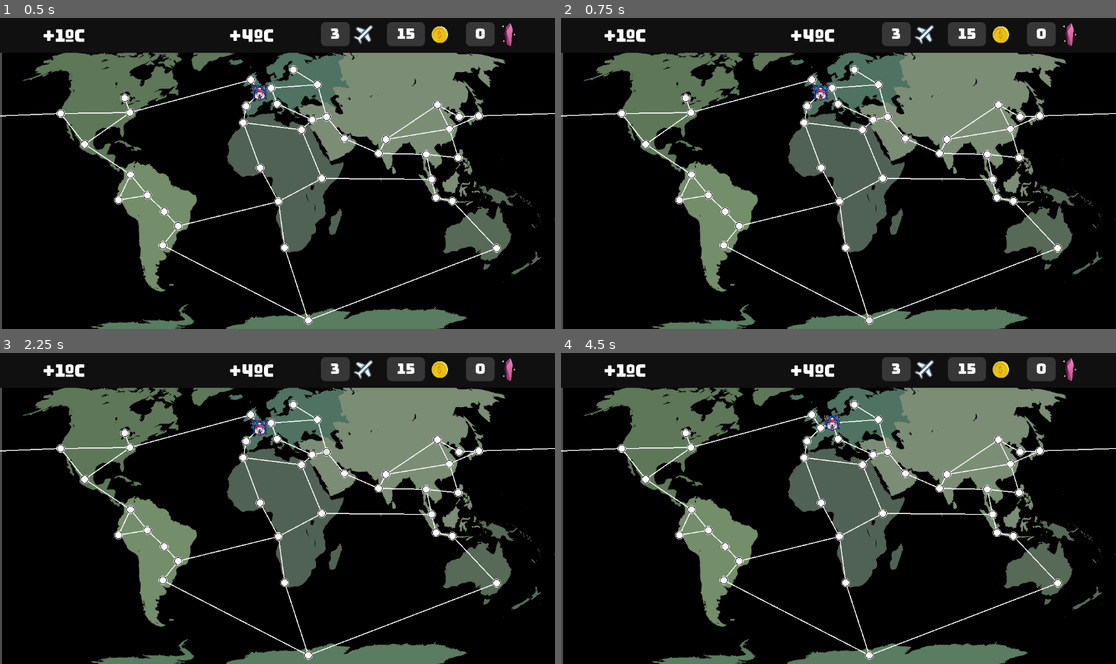
Above: before the commit, frames 1-4 (two rows, left to right).
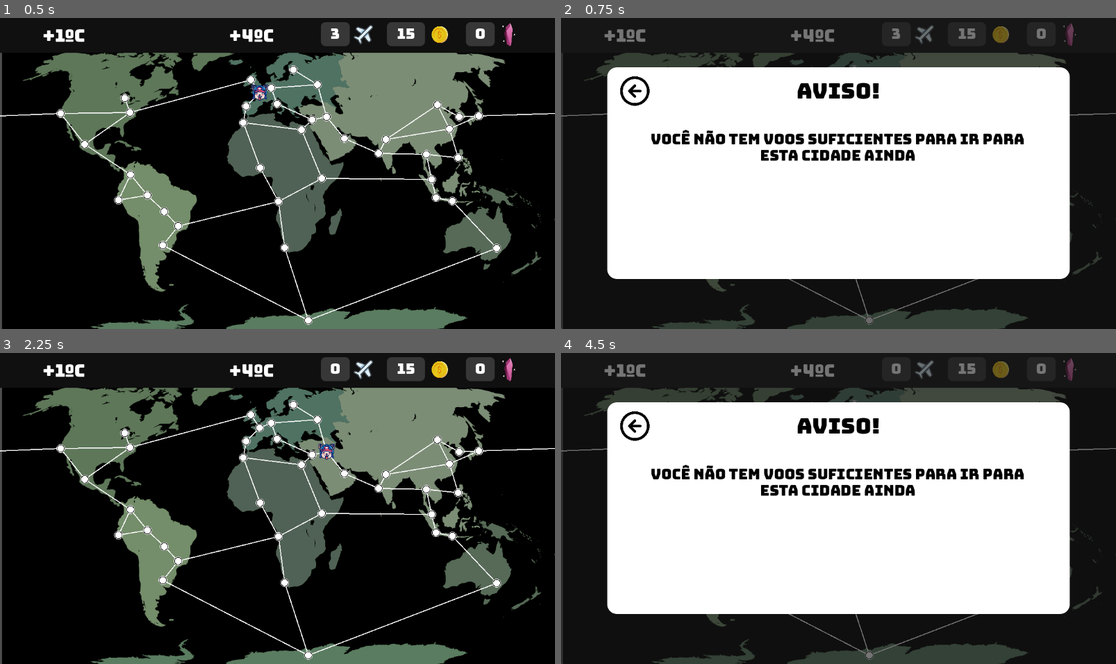
Above: after the commit, the same moments.

Repository: CarolCoCe/GreenGame
Game: Godot game, scene res://main/scene/main.tscn
Same seed, same stepped clock (60 frames per second), same inputs: the game is played once before the commit and once after it.
Inputs (mouse positions are in pixels of both pictures, inside the frame that each line leads up to):
- Up to frame 1 (0.5 s): no input
- Up to frame 2 (0.75 s): click (871, 319) at 0.5 s
- Up to frame 3 (2.25 s): click (72, 424) at 1.27 s; click (327, 452) at 2.02 s
- Up to frame 4 (4.5 s): click (1016, 536) at 2.77 s; click (988, 489) at 3.52 s; click (832, 424) at 4.27 s

Frame 1 is identical in both runs. In frame 2, 62% of the frame differs, in the area x 0-100%, y 1-100%; in frame 3, 0.3%; in frame 4, 62%.

Commit message:
Sprint 1 completa!

Diff:
--- a/Painel - global/painel.gd
+++ b/Painel - global/painel.gd
@@ -1,7 +1,10 @@
 extends Panel
 
 func _setTitle(value):
-	$Title.text = value
+	$Panel/Title.text = value
+
+func _setContentFull(value):
+	$Panel/ContentFull.text = value
 # Called when the node enters the scene tree for the first time.
 func _ready():
 	pass # Replace with function body.
--- a/Painel - global/painel.tscn
+++ b/Painel - global/painel.tscn
@@ -24,31 +24,54 @@
 offset_bottom = 544.0
 theme_override_styles/panel = SubResource("StyleBoxFlat_mpsti")
 
-[node name="TextureButton" type="TextureButton" parent="."]
+[node name="TextureButton" type="TextureButton" parent="Panel"]
 layout_mode = 0
-offset_left = 120.0
-offset_top = 120.0
-offset_right = 632.0
-offset_bottom = 632.0
+offset_left = 24.0
+offset_top = 16.0
+offset_right = 536.0
+offset_bottom = 528.0
 scale = Vector2(0.13, 0.13)
 texture_normal = ExtResource("1_h8erl")
 
-[node name="Title" type="Label" parent="."]
+[node name="Title" type="Label" parent="Panel"]
 layout_mode = 1
 anchors_preset = 13
 anchor_left = 0.5
 anchor_right = 0.5
 anchor_bottom = 1.0
 offset_left = -97.0
-offset_top = 130.0
+offset_top = 26.0
 offset_right = 98.0
-offset_bottom = -472.0
+offset_bottom = -368.0
 grow_horizontal = 2
 grow_vertical = 2
 theme_override_colors/font_color = Color(0, 0, 0, 1)
 theme_override_fonts/font = ExtResource("2_5p6x3")
 theme_override_font_sizes/font_size = 45
-text = "JORNAL
+text = "
 "
+horizontal_alignment = 1
+vertical_alignment = 1
+autowrap_mode = 3
 
-[connection signal="pressed" from="TextureButton" to="." method="_on_texture_button_pressed"]
+[node name="ContentFull" type="Label" parent="Panel"]
+layout_mode = 1
+anchors_preset = 13
+anchor_left = 0.5
+anchor_right = 0.5
+anchor_bottom = 1.0
+offset_left = -395.0
+offset_top = 134.0
+offset_right = 392.0
+offset_bottom = -77.0
+grow_horizontal = 2
+grow_vertical = 2
+theme_override_colors/font_color = Color(0, 0, 0, 1)
+theme_override_fonts/font = ExtResource("2_5p6x3")
+theme_override_font_sizes/font_size = 30
+text = "
+"
+horizontal_alignment = 1
+autowrap_mode = 3
+
+[connection signal="pressed" from="Panel/TextureButton" to="." method="_on_texture_button_pressed"]
--- a/main/scripts/WorldMap.gd
+++ b/main/scripts/WorldMap.gd
@@ -52,25 +52,26 @@
 	return cityWorldMap.get(cityName)
 
 func calc_distance_flights(origin: City, destiny: City):
-	var visited_cities = []
-	var queue = [origin]
-	var distance = 0
+	var queue = [origin, 0]  # (city, distance) tuples
+	var visited = []
 
 	while queue.size() > 0:
 		var current_city = queue.pop_front()
+		var current_distance = queue.pop_front()
 
 		if current_city == destiny:
-			return distance
+			return current_distance
 
-		visited_cities.append(current_city)
+		visited.append(current_city)
 
 		for connection in current_city.connections:
-			if connection not in visited_cities and connection not in queue:
+			if connection not in visited:
 				queue.push_back(connection)
+				queue.push_back(current_distance + 1)
 
-		distance += 1
 
 	return -1  # No path found
+
 
 func get_random_city():
 	var randomKey = cityWorldMap.keys()[randi_range(1,cityWorldMap.size()-1)]
--- a/main/scripts/main.gd
+++ b/main/scripts/main.gd
@@ -2,6 +2,7 @@
 
 @onready var player = $Player
 @onready var worldMap = $WorldMap
+@onready var painel = $Painel
 
 
 var csv_file_path_cities: String = "res://Data/Lista de atividades - Mapa.csv"
@@ -46,23 +47,26 @@
 	player._setplayercurrentCity(worldMap.get_random_city())
 
 func moving_player(cityDestiny : City):
-	print("entrou na movingplayer")
-	print(cityDestiny.nameCity)
 	var distance = worldMap.calc_distance_flights(player.playercurrentCity , cityDestiny)
 	var flightsAvailable = player._getflights()
-	if (distance <= flightsAvailable):
+	if (flightsAvailable >= distance and distance > -1):
 		player._setflights(flightsAvailable - distance)
+		$"Label-plane".text = str(player._getflights())
 		player._setplayercurrentCity(cityDestiny)
+	else:
+		painel._setTitle("Aviso!")
+		painel._setContentFull("Você não tem voos suficientes para ir para esta cidade ainda")
+		painel.visible = true
 
 
 func _on_timer_timeout_rodada():
 
-	var valueplane = player._getflights() + 3
-	player._setflights(valueplane)
+	var flightsAvailable =  player._getflights() + 3
+	player._setflights(flightsAvailable)
 	$"Label-plane".text = str(player._getflights())
 
 	var valuecoins = player._getcoins() + 7
 	player._setcoins(valuecoins)
 	$"Label-coins".text = str(player._getcoins())
 
-	$Painel.visible = true
+	painel.visible = true
